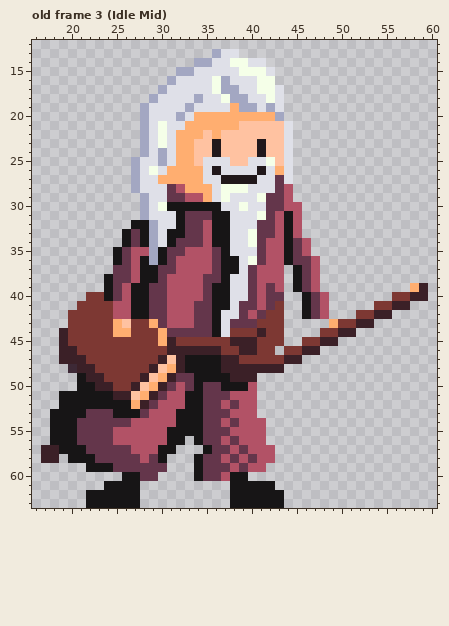
A pixel-art file gets an edit: Characters/Sprites/Red/Red.aseprite. The first picture shows the starting point.
64x64 pixels, 74 frames. Pixels under 10% opacity are left out. Colours within 5 levels of each other are drawn and written as one. Shown: old frame 3 (Idle Mid): x 16..60, y 12..63.
The same view after the edit:
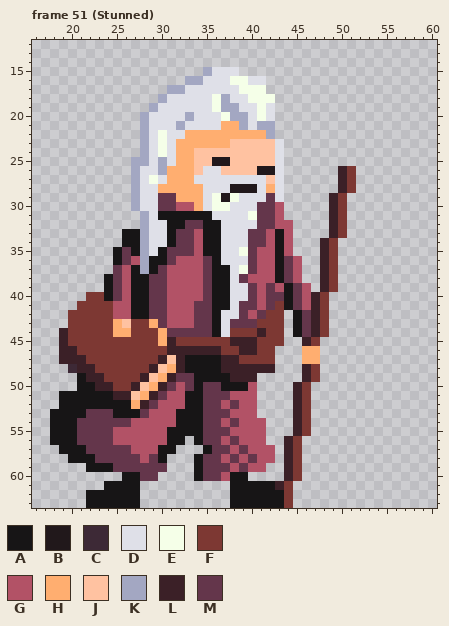
Palette (. is transparent): A #171516  B #21181b  C #3d2936  D #dfe0e8  E #f5ffe8  F #7d3833  G #b25266  H #ffae70  J #ffc2a1  K #a3a7c2  L #3b2027  M #64364b
A new or re-ordered frame is compared with the old frame closest to it.
Diff:
frames 74 -> 80
Changed rows in their new state; - is an unchanged pixel.
Frame 51 (Stunned) is new; against old frame 3 (Idle Mid), layer "Sprite Sheet":
first column x 17:
13 -------------------...---------------------
14 -----------------........------------------
15 ---------------...K---....-----------------
16 --------------..KK-DDEE-D.-----------------
17 -------------.KK---DDDEE-..----------------
18 ------------.K---D-EKDDEE-.----------------
19 -----------.K---D--EKKDDED.----------------
20 ---------------DKDDDEKKDED.----------------
21 -------------D-KDDDD--KDKK..---------------
22 ---------------D--H-HHHHHK..---------------
23 -----------------HHHH---J-D.---------------
24 -------------E-----J----J-D.---------------
25 -----------K------JBB--JJJD.---------------
26 ------------DK---J-DJJJJ-BD.-----LF--------
27 ------------ED---D--DDDD-JD.-----LF--------
28 -------------HHH--D-DBBB-HD.-----LF--------
29 ----------KD-M-HHHDEBE--D-D.----LF---------
30 ----------KD-MMGGHDEE-D-M-G..---LF---------
31 -------------AA-AAADD--EM--..---LF---------
32 ----------.KD-A---A-D------G.---LF---------
33 ----------AKD--M-GA-D--M-GAG.---LF---------
34 ----------AKD----GA-D--M--AG..-LF----------
35 ----------AKD---M-AAD-EMG-AG..-LF----------
36 -----------KA-----MADD-MG-AMG..LF----------
37 ---------GAK--G---MA-DE---AMG..LF----------
38 ---------GA-M------A--MG--AMG..LF----------
39 ---------------------------AMG.LF--------..
40 ---------------------------AMGLF-------....
41 ---------------------------AMGLF-----....--
42 ----------------------------AMLF---....----
43 ----------------------------AMLF.....------
44 ----------------------------AML-...--------
45 -----------------------------L-..----------
46 ---------------------------..HH------------
47 --------------------------...HH------------
48 --------------------------.--LF------------
49 -----------------------------LF------------
50 ----------------------------LF-------------
51 ----------------------------LF-------------
52 ----------------------------LF-------------
53 ----------------------------LF-------------
54 ----------------------------LF-------------
55 ----------------------------LF-------------
56 ---------------------------LF--------------
57 ..-------------------------LF--------------
58 ..-------------------------LF--------------
59 ---------------------------LF--------------
60 ---------------------------LF--------------
61 --------------------------LF---------------
62 ---------------------------F---------------
63 ---------------------------F---------------
Where, in picture pixels (left, top, right, bottom), the same in both pictures:
changed: (122, 49, 428, 508)
erased: (41, 445, 59, 463)
